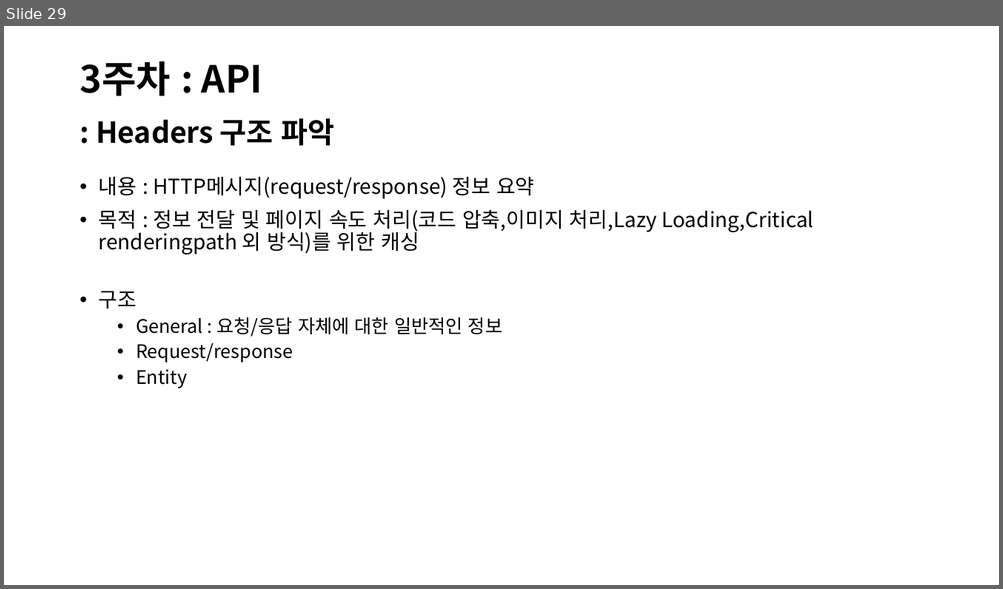
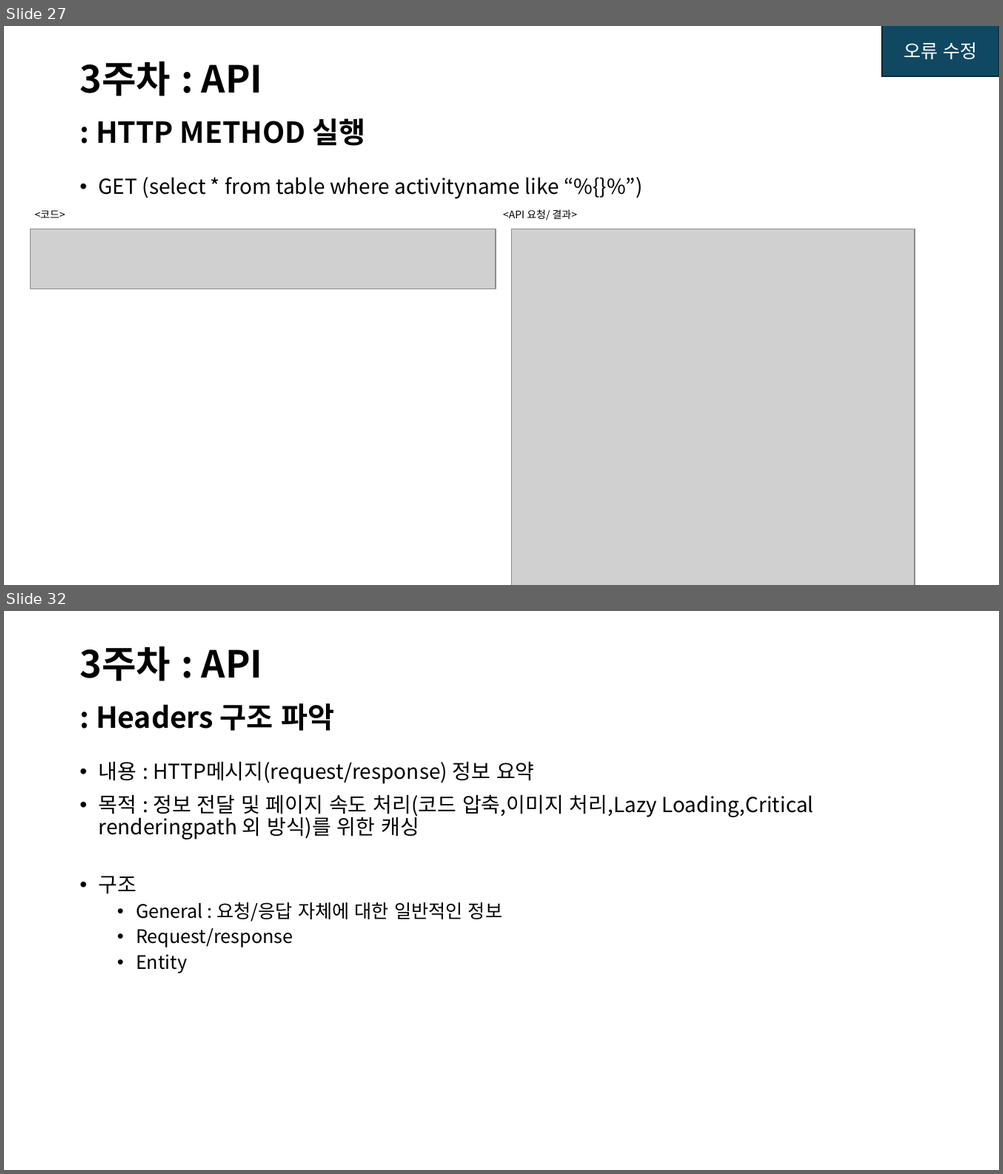
Before and after one commit to jiyoon-choii/Iochord_study_java-2024-, a slide deck: JAVA 프로젝트.pptx. Shown one above the other, each under a label of ours: slide 29 before the commit, slides 27 and 32 after it; the slides between them are not shown. The pictures are 1003x589 and 1003x1174 pixels, drawn with LibreOffice and Linux fonts; fonts in the diff are those of the drawing; grey boxes stand for pictures. Boxes give left, top, right and bottom in pixels: in the first picture for what was removed or moved away, otherwise in the second. Text is boxed around its words. In the diff, an @@ line names an element or a change of style, - is before the commit and + after.

```diff
--- a/JAVA 프로젝트.pptx
+++ b/JAVA 프로젝트.pptx
@@ slide 27 added at (4,26,999,585), background #FFFFFF @@
@@ rectangle added at (882,26,999,76), fill #104862, outline #092A39 1.5 pt, 18 pt, text #FFFFFF @@
+오류 수정
@@ title added at (79,61,263,96), 36 pt, text #000000, bold @@
+3주차 : API
@@ text added at (96,118,365,146), 28 pt, text #000000, bold @@
+: HTTP METHOD 실행
@@ text added at (99,177,559,199), 20 pt, text #000000 @@
+• GET (select * from table where activityname like “%{}%”)
@@ text added at (35,210,65,218), 10 pt, text #000000 @@
+<코드>
@@ text added at (503,210,577,221), 10 pt, text #000000 @@
+<API 요청/ 결과>
@@ picture added at (30,229,495,289) @@
@@ picture added at (512,229,914,585) @@
@@ what was slide 29 is now slide 32 @@
```
Also in this commit, not shown: 11 slides changed, 5 other slides added, 18 other files.
